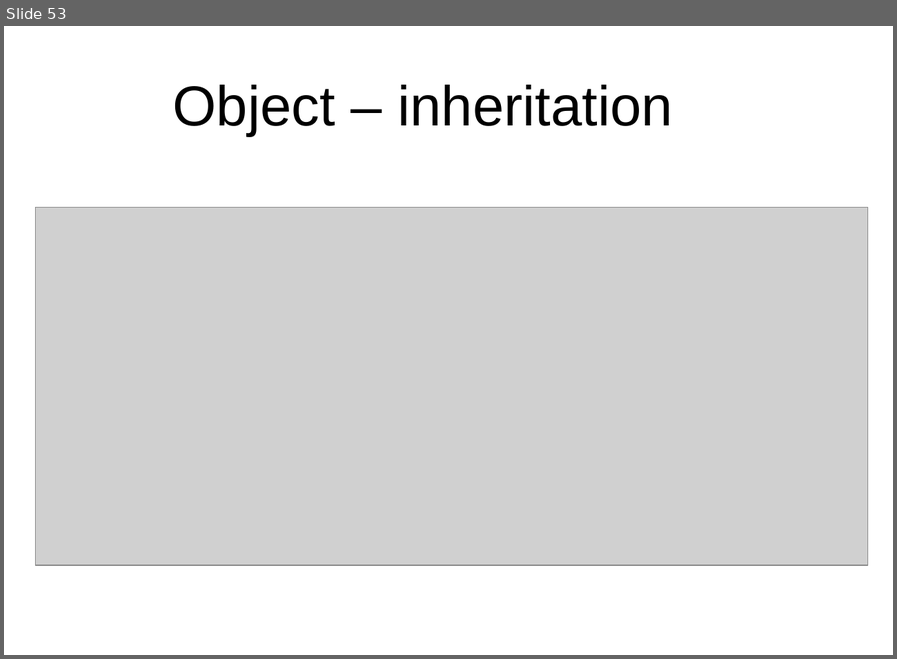
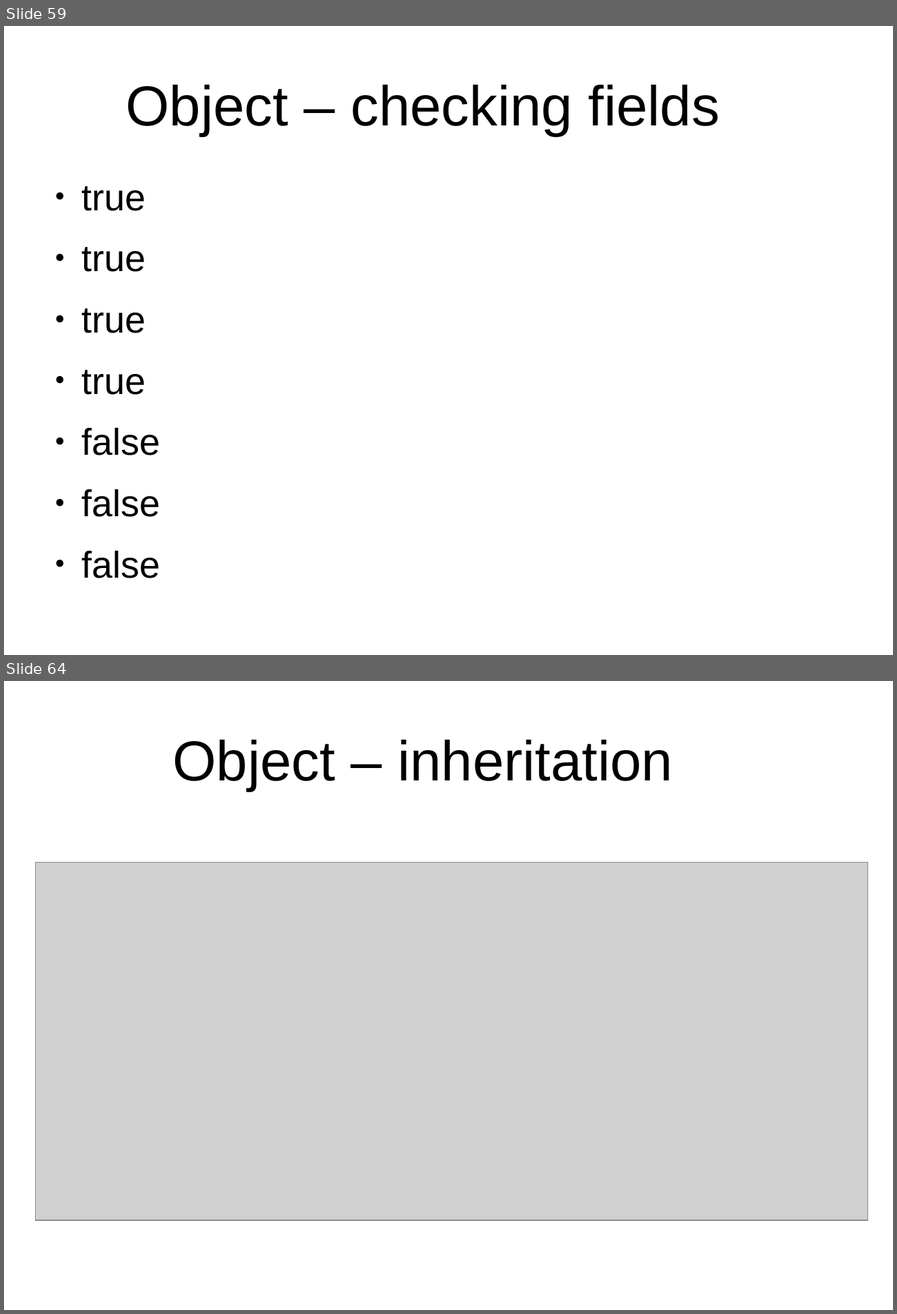
Before and after one commit to peterborkuti/other, a slide deck: JavaScriptBasics/jsbasics-slide.odp. Shown one above the other, each under a label of ours: slide 53 before the commit, slides 59 and 64 after it; the slides between them are not shown. The pictures are 897x659 and 897x1314 pixels, drawn with LibreOffice and Linux fonts; fonts in the diff are those of the drawing; grey boxes stand for pictures; background and template pictures are left out. Boxes give left, top, right and bottom in pixels: in the first picture for what was removed or moved away, otherwise in the second. Text is boxed around its words. In the diff, an @@ line names an element or a change of style, - is before the commit and + after.

```diff
--- a/JavaScriptBasics/jsbasics-slide.odp
+++ b/JavaScriptBasics/jsbasics-slide.odp
@@ slide 59 added at [4,26,893,655], background #FFFFFF @@
@@ title added at [126,85,720,136], 53.3 pt, text #000000 @@
+Object – checking fields
@@ text added at [82,186,161,578], 35.3 pt, text #000000 @@
+● true
+● true
+● true
+● true
+● false
+● false
+● false
@@ what was slide 53 is now slide 64 @@
```
Also in this commit, not shown: 8 slides changed, 11 other slides added, 2 other files.
